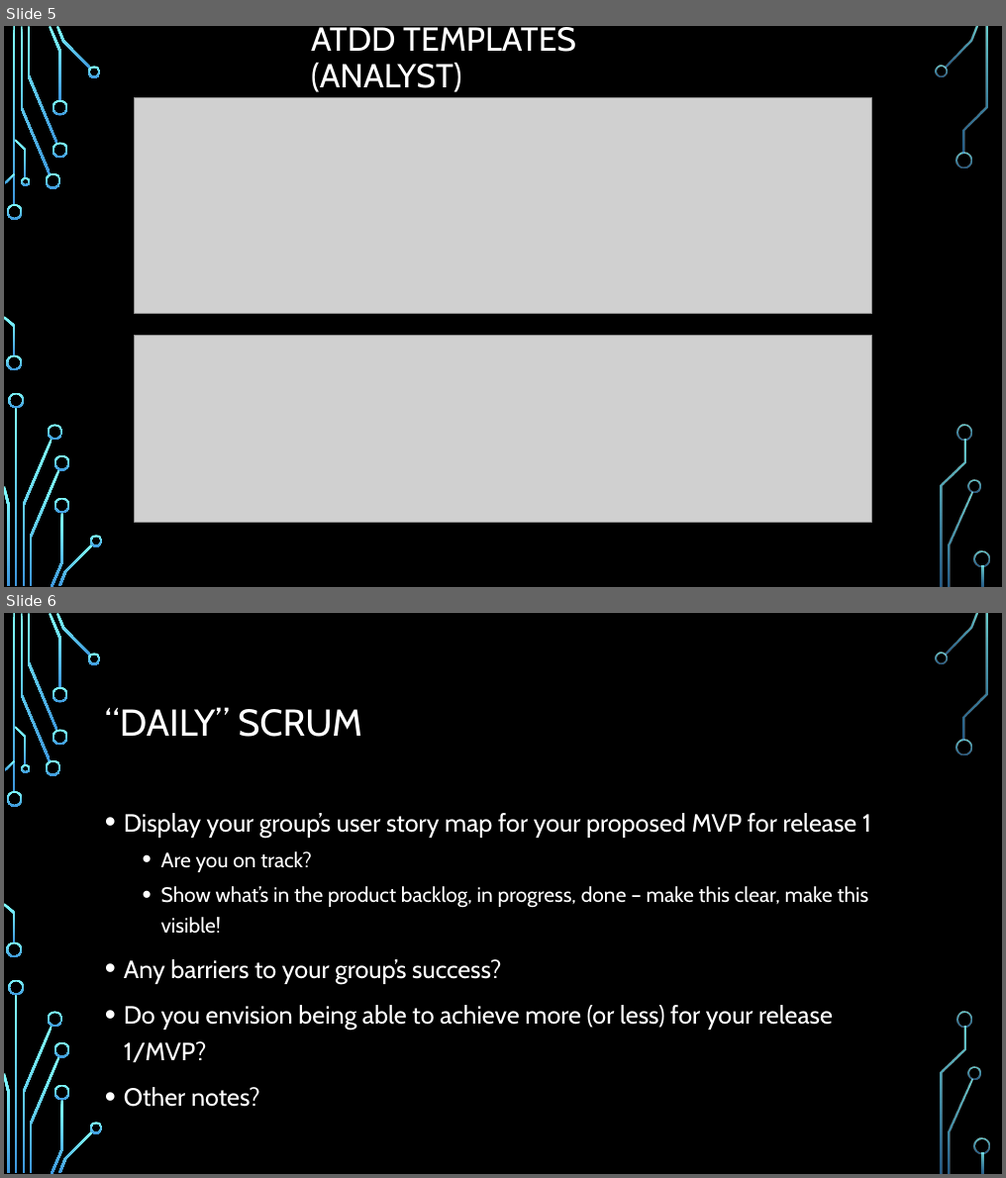
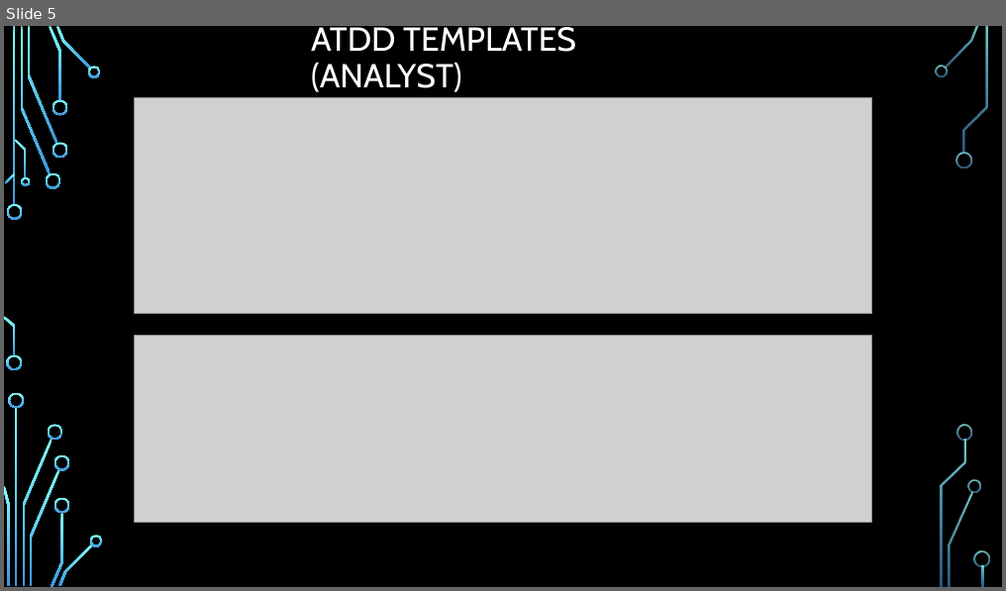
Before and after one commit to ureginastudent/PROJECT, a slide deck: Milestone 5/ENSE 470 Milestone 5.pptx. Shown one above the other, each under a label of ours: slides 5 and 6 before the commit, slide 5 after it. The pictures are 1006x1178 and 1006x591 pixels, drawn with LibreOffice and Linux fonts; fonts in the diff are those of the drawing; grey boxes stand for pictures; background and template pictures are left out. Boxes give left, top, right and bottom in pixels: in the first picture for what was removed or moved away, otherwise in the second. Text is boxed around its words. In the diff, an @@ line names an element or a change of style, - is before the commit and + after.

```diff
--- a/Milestone 5/ENSE 470 Milestone 5.pptx
+++ b/Milestone 5/ENSE 470 Milestone 5.pptx
@@ slide 6 removed at box(4, 613, 1002, 1174), background picture (left out); not listed: 36 template elements that a slide beside it also shows @@
@@ title removed at box(105, 707, 362, 737) @@
-“DAILY” SCRUM
@@ text removed at box(124, 813, 871, 1062) @@
-• Display your group’s user story map for your proposed MVP for release 1
-  • Are you on track?
-  • Show what’s in the product backlog, in progress, done – make this clear, make this visible!
-• Any barriers to your group’s success?
-• Do you envision being able to achieve more (or less) for your release 1/MVP?
-• Other notes?
```
Also in this commit, not shown: 1 slide changed.
